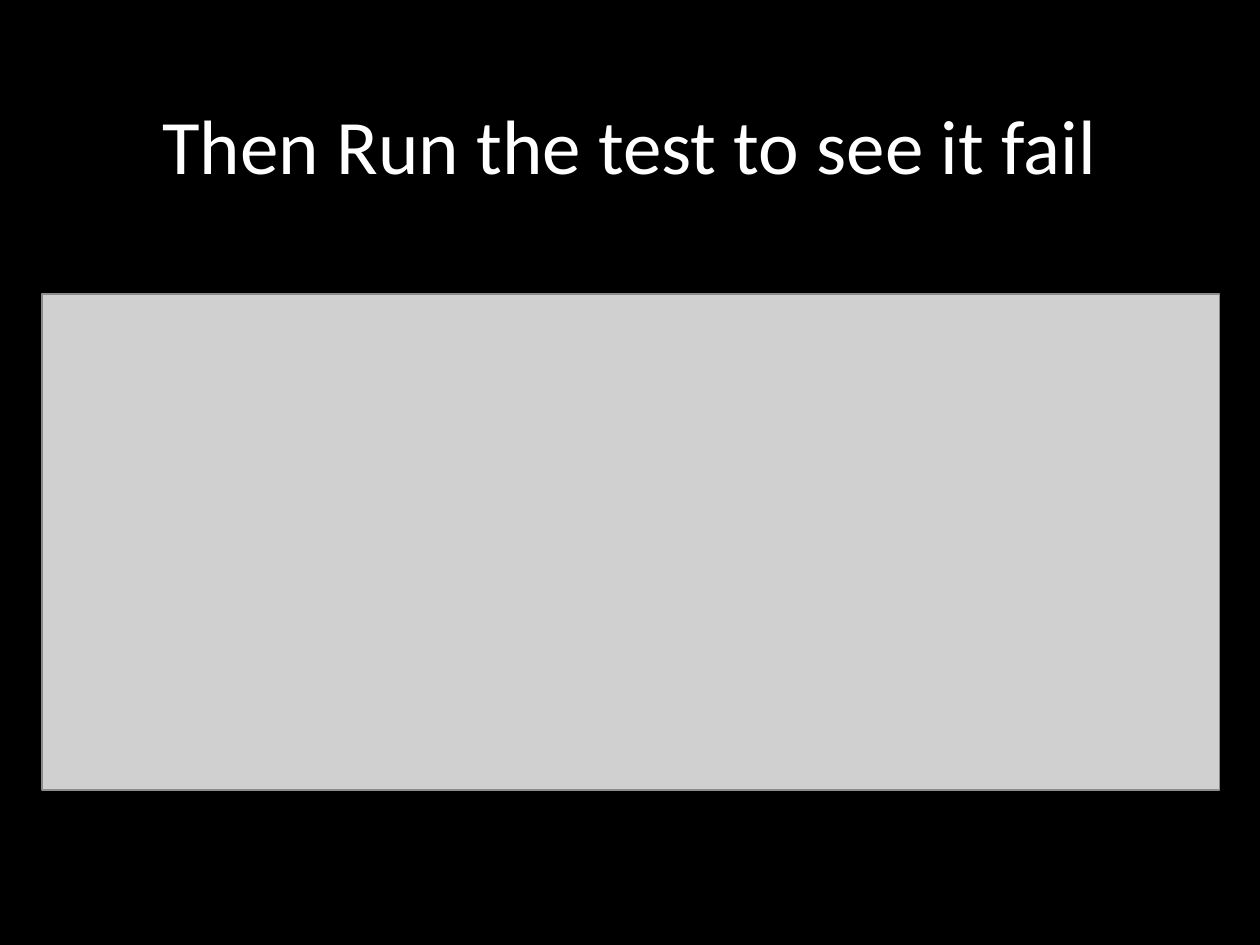
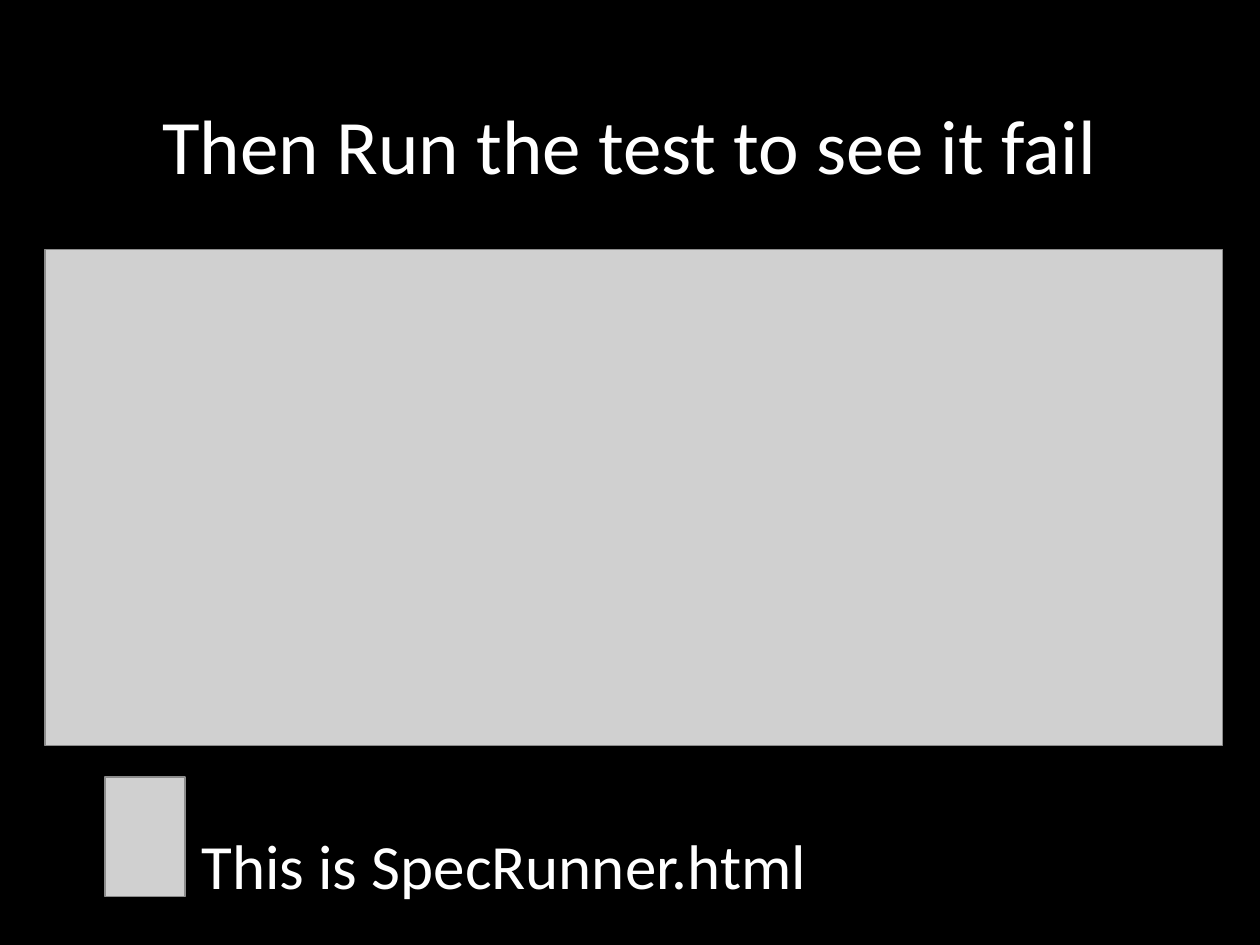
Before and after one commit to robertgreiner/presentations, a slide deck: slide 30 of testing-javascript/testing-javascript.pptx (slide 29 before the commit). Drawn at 1260x945 pixels with LibreOffice and Linux fonts; fonts in the diff are those of the drawing; grey boxes stand for pictures. Boxes give left, top, right and bottom in pixels: in the first picture for what was removed or moved away, otherwise in the second. Text is boxed around its words. In the diff, an @@ line names an element or a change of style, - is before the commit and + after.

```diff
--- a/testing-javascript/testing-javascript.pptx
+++ b/testing-javascript/testing-javascript.pptx
@@ picture moved from (x1=42, y1=294, x2=1218, y2=790) to (x1=45, y1=249, x2=1222, y2=746) @@
@@ picture added at (x1=105, y1=777, x2=184, y2=897) @@
@@ text added at (x1=201, y1=845, x2=806, y2=899), 36 pt, text #FFFFFF @@
+This is SpecRunner.html
```
Also in this commit, not shown: 1 slide added, 1 other file.
